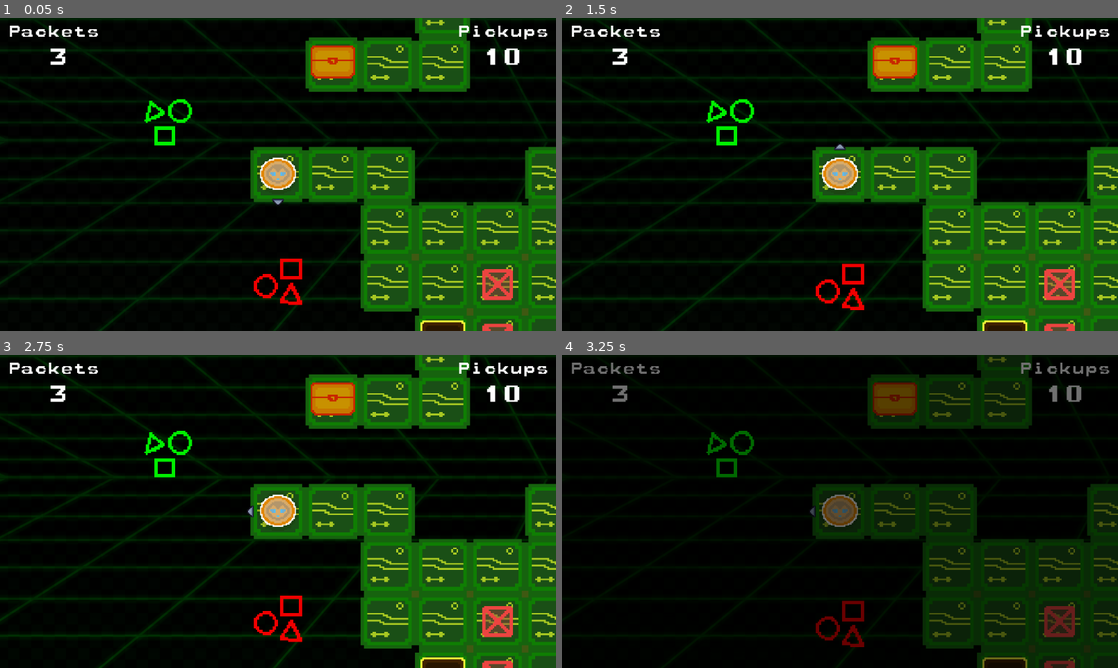
Above: before the commit, frames 1-4 (two rows, left to right).
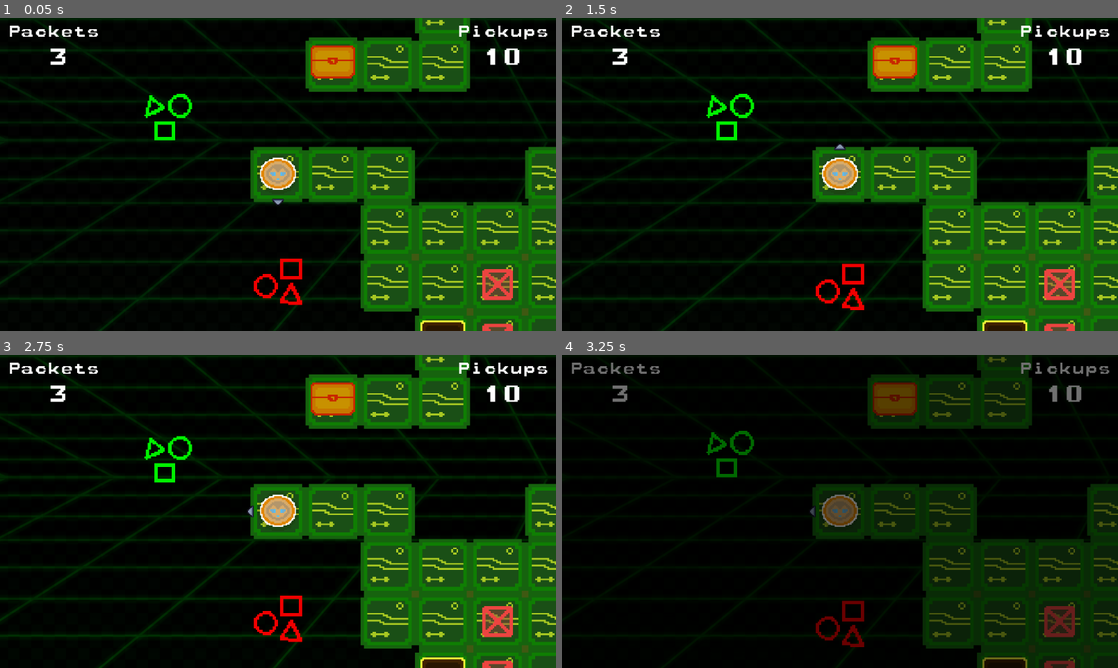
Above: after the commit, the same moments.

Repository: ferupk/csui-igj-web-scrapper
Game: Godot game, scene res://scenes/levels/level_2.tscn
Same seed, same stepped clock (60 frames per second), same inputs: the game is played once before the commit and once after it. This scene is started directly instead of the project's main scene.
Inputs:
- Up to frame 1 (0.05 s): no input
- Up to frame 2 (1.5 s): hold Up (player_up) from 0.53 s (still down); tap Z (player_action) at 0.6 s; tap X (player_halt) at 1.35 s
- Up to frame 3 (2.75 s): tap Enter at 2 s; release Up (player_up) at 2.03 s; hold Left (player_left) from 2.03 s (still down); tap Z (player_action) at 2.1 s
- Up to frame 4 (3.25 s): keep holding Left (player_left); tap R (restart) at 2.75 s; tap X (player_halt) at 2.85 s

The runs differ from the first frame. In frame 1, 0.6% of the frame differs, in the area x 25-35%, y 24-41%; in frame 2, 0.6%; in frame 3, 0.6%; in frame 4, nothing differs.

Commit message:
Add option to quit level

Diff:
--- a/project.godot
+++ b/project.godot
@@ -66,3 +66,8 @@
 "events": [Object(InputEventKey,"resource_local_to_scene":false,"resource_name":"","device":-1,"window_id":0,"alt_press …(192 unchanged characters)…
 ]
 }
+quit_level={
+"deadzone": 0.5,
+"events": [Object(InputEventKey,"resource_local_to_scene":false,"resource_name":"","device":-1,"window_id":0,"alt_pressed":false,"shift_pressed":false,"ctrl_pressed":false,"meta_pressed":false,"pressed":false,"keycode":4194305,"physical_keycode":0,"key_label":0,"unicode":0,"location":0,"echo":false,"script":null)
+]
+}
--- a/scripts/game_level.gd
+++ b/scripts/game_level.gd
@@ -19,3 +19,11 @@
 		await GroundController.fade_in()
 		get_tree().call_deferred("reload_current_scene")
 		GroundController.fade_out()
+
+	if Input.is_action_just_pressed("quit_level") and !LevelProgress.level_end:
+		LevelProgress.end_level()
+		await GroundController.fade_in()
+		get_tree().call_deferred("change_scene_to_file", "res://scenes/level_select.tscn")
+		BGMController.change_music("menu")
+		GroundController.toggle_background(true)
+		GroundController.fade_out()
